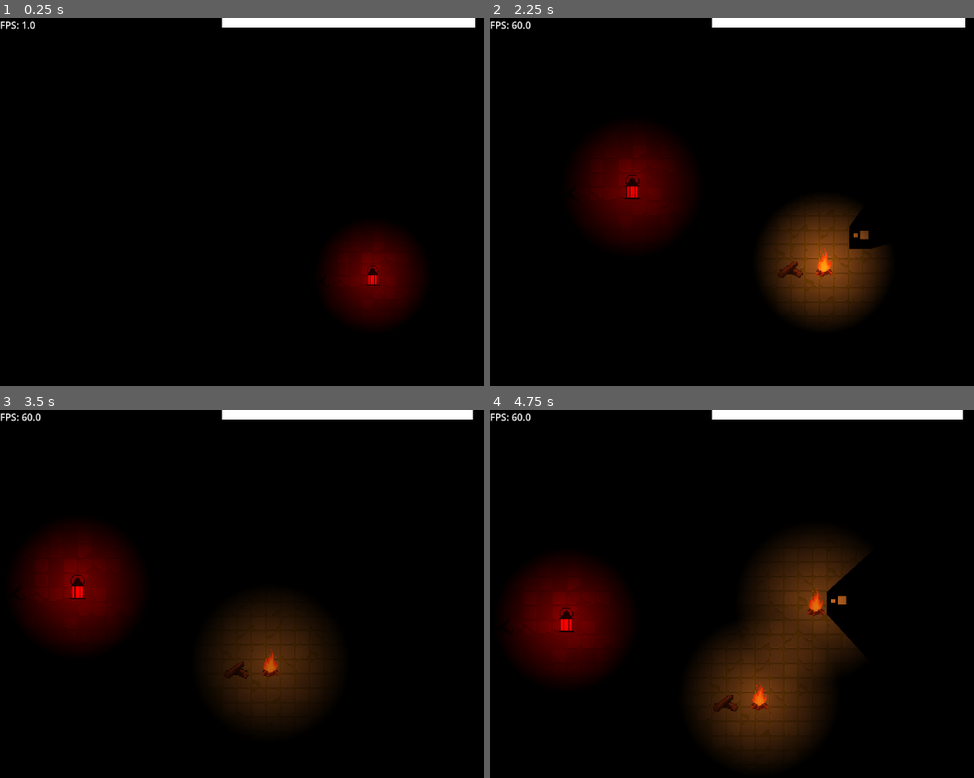
Above: before the commit, frames 1-4 (two rows, left to right).
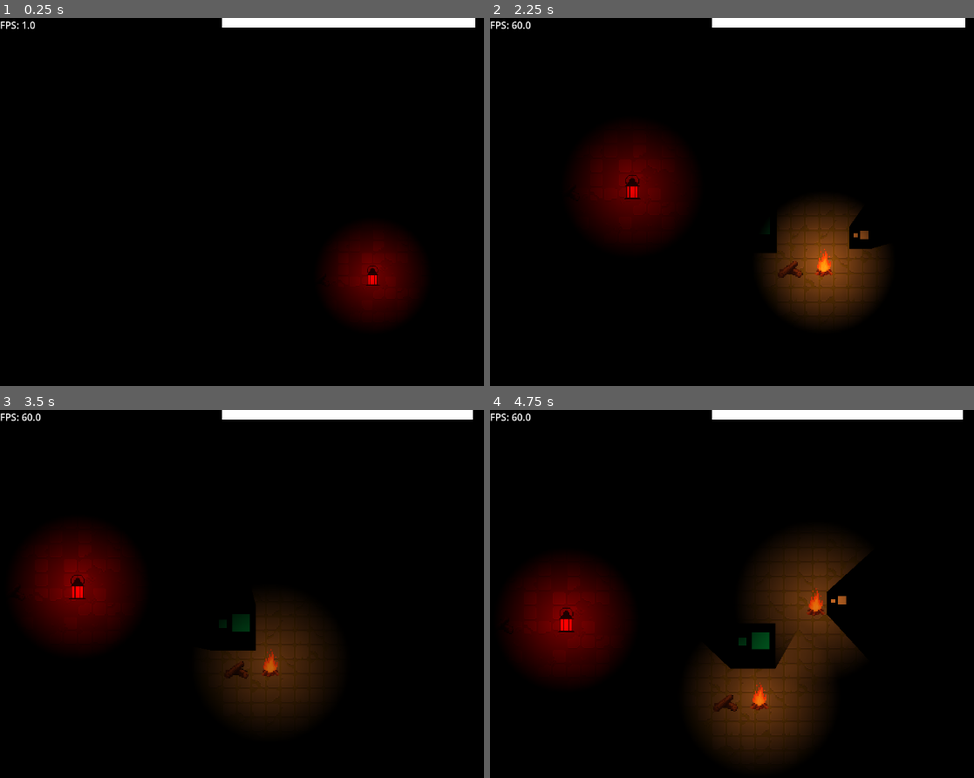
Above: after the commit, the same moments.

Repository: Kunggings/bonfire
Game: Godot game, scene res://scenes/main.tscn
The game is run twice, just before and just after one commit, with the same random seed, the same clock (stepped at 60 frames per second) and the same inputs.
Inputs:
- Up to frame 1 (0.25 s): no input
- Up to frame 2 (2.25 s): hold D (right) 0.53-1.28 s; hold Space (Hold) 0.53-1.28 s; hold S (down) 1.28-2.03 s; tap Space (Hold) at 1.35 s; hold D (right) from 2.03 s (still down); hold Space (Hold) from 2.03 s (still down)
- Up to frame 3 (3.5 s): release D (right) at 2.78 s; release Space (Hold) at 2.78 s; hold W (up) from 2.78 s (still down); tap Space (Hold) at 2.85 s
- Up to frame 4 (4.75 s): release W (up) at 3.53 s; hold Space (Hold) 3.53-4.28 s; hold A (left) from 3.53 s (still down); tap Space (Hold) at 4.35 s

The runs differ from the first frame. In frame 2, 0.1% of the frame differs, in the area x 56-60%, y 55-64%; in frame 3, 0.8%; in frame 4, 1.4%, in the area x 45-63%, y 57-71%.

Commit message:
Basic Enemy

Diff:
--- a/project.godot
+++ b/project.godot
@@ -52,4 +52,3 @@
 [rendering]
 
 textures/canvas_textures/default_texture_filter=0
-environment/defaults/default_clear_color=Color(0, 0, 0, 1)
--- /dev/null
+++ b/scenes/enemy.gd
@@ -0,0 +1,9 @@
+extends CharacterBody2D
+@onready var target: Player = $"../Player"
+
+const SPEED = 30.0
+
+func _physics_process(delta: float) -> void:
+	var direction = (target.position - position).normalized()
+	velocity = direction * SPEED
+	move_and_slide()
--- a/scenes/main.tscn
+++ b/scenes/main.tscn
@@ -8,6 +8,8 @@
 [ext_resource type="PackedScene" uid="uid://e7ppxkw4ycct" path="res://scripts/random_spawn_bonfire.tscn" id="7_o6xl0"]
 [ext_resource type="PackedScene" uid="uid://b8i7lnfekranh" path="res://scenes/lamp.tscn" id="8_tipki"]
 [ext_resource type="AudioStream" uid="uid://bkaucgtaxs2bv" path="res://audio/dark_fantasy.mp3" id="9_85g3d"]
+[ext_resource type="Texture2D" uid="uid://xy7j0ewyse8" path="res://textures/player.png" id="9_choun"]
+[ext_resource type="Script" uid="uid://b2ssak0rclyix" path="res://scenes/enemy.gd" id="9_ya4ey"]
 
 [sub_resource type="Gradient" id="Gradient_7mycd"]
 colors = PackedColorArray(1, 1, 1, 1, 1, 1, 1, 1)
@@ -17,10 +19,16 @@
 width = 419
 height = 16
 
+[sub_resource type="RectangleShape2D" id="RectangleShape2D_tipki"]
+
+[sub_resource type="OccluderPolygon2D" id="OccluderPolygon2D_choun"]
+cull_mode = 1
+polygon = PackedVector2Array(-25, -25, -25, 25, 25, 25, 25, -25)
+
 [node name="Main" type="Node2D"]
 
 [node name="Player" parent="." instance=ExtResource("1_tefeu")]
-z_index = 1
+z_index = 2
 position = Vector2(319, 108)
 scale = Vector2(0.5, 0.5)
 
@@ -63,3 +71,19 @@
 volume_db = -10.0
 autoplay = true
 bus = &"Bonfire"
+
+[node name="CharacterBody2D" type="CharacterBody2D" parent="."]
+z_index = 1
+position = Vector2(240, 207)
+script = ExtResource("9_ya4ey")
+
+[node name="Sprite2D" type="Sprite2D" parent="CharacterBody2D"]
+modulate = Color(0, 1, 1, 1)
+texture = ExtResource("9_choun")
+
+[node name="CollisionShape2D" type="CollisionShape2D" parent="CharacterBody2D"]
+scale = Vector2(2.5, 2.5)
+shape = SubResource("RectangleShape2D_tipki")
+
+[node name="LightOccluder2D" type="LightOccluder2D" parent="CharacterBody2D"]
+occluder = SubResource("OccluderPolygon2D_choun")
Not shown, added: scenes/enemy.gd.uid
Not shown: 1 places in scenes/main.tscn that only renumber resources
